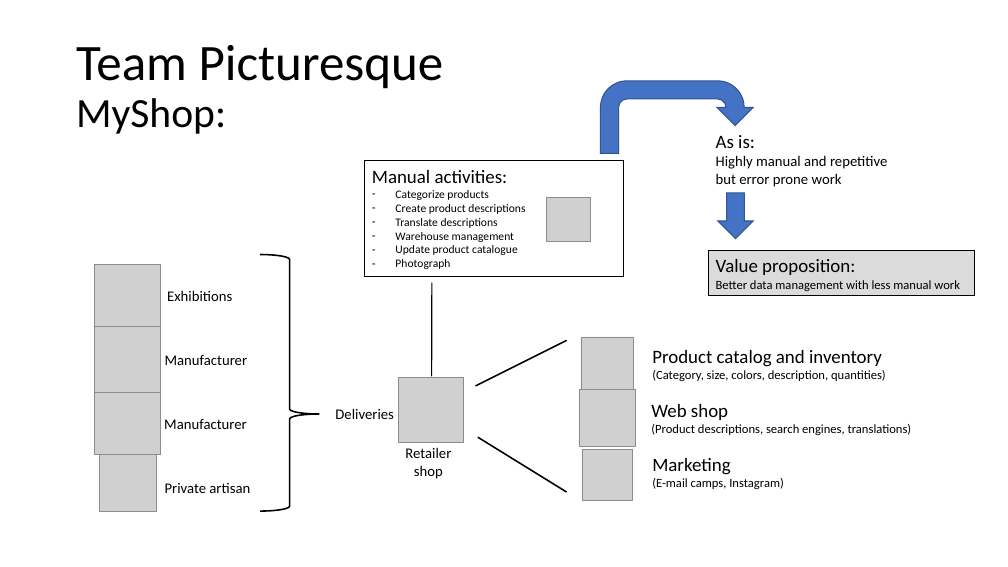
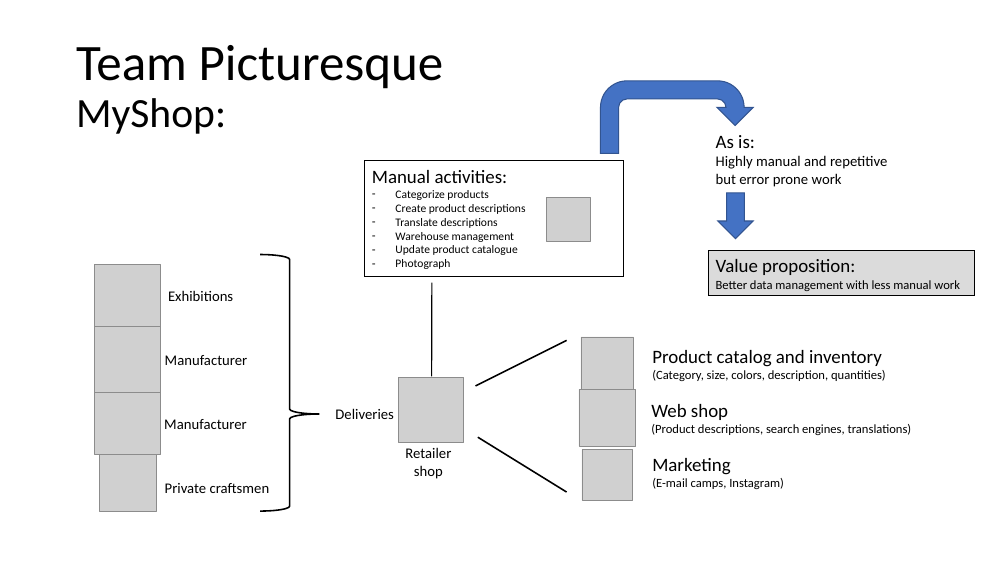
Before and after one commit to joeybronner/ml-hackathon-copenhagen-2019, a slide deck: slide 1 of Teams/MyShop/MyShop.pptx. Drawn at 1008x567 pixels with LibreOffice and Linux fonts; fonts in the diff are those of the drawing; grey boxes stand for pictures. Boxes give left, top, right and bottom in pixels: in the first picture for what was removed or moved away, otherwise in the second. Text is boxed around its words. In the diff, an @@ line names an element or a change of style, - is before the commit and + after.

```diff
--- a/Teams/MyShop/MyShop.pptx
+++ b/Teams/MyShop/MyShop.pptx
@@ text at (x1=165, y1=483, x2=270, y2=493): text changed @@
-Private artisan
+Private craftsmen
```
Also in this commit, not shown: 2 other slides changed.
